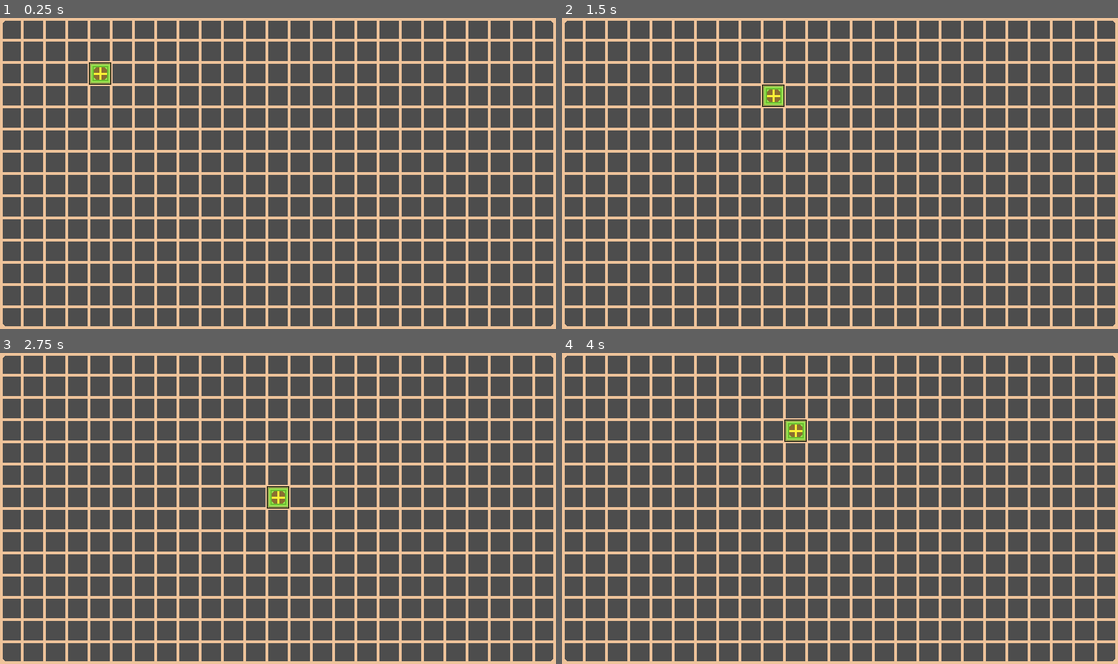
Above: before the commit, frames 1-4 (two rows, left to right).
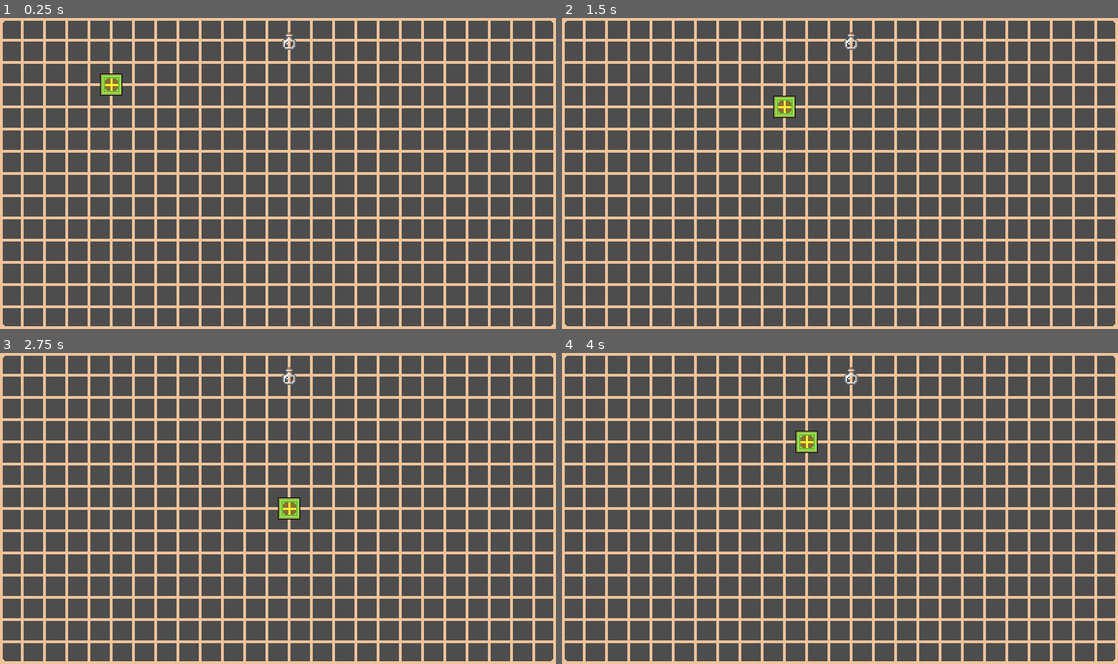
Above: after the commit, the same moments.

Repository: pocket-country/snek
Game: Godot game, scene res://gameplay/gameplay.tscn
Two runs of this game, one before a commit and one after it. Both use one fixed random seed, a clock stepped at 60 frames per second and the inputs below.
Inputs:
- Up to frame 1 (0.25 s): no input
- Up to frame 2 (1.5 s): hold Right (ui_right) 0.53-1.28 s; hold Down (ui_down) from 1.28 s (still down)
- Up to frame 3 (2.75 s): release Down (ui_down) at 2.03 s; hold Right (ui_right) from 2.03 s (still down)
- Up to frame 4 (4 s): release Right (ui_right) at 2.78 s; hold Up (ui_up) 2.78-3.53 s; hold Left (ui_left) from 3.53 s (still down)

The runs differ from the first frame. In frame 1, 0.6% of the frame differs, in the area x 16-54%, y 4-25%; in frame 2, 0.6%; in frame 3, 0.6%; in frame 4, 0.6%.

Commit message:
WIP Tail and food in place ... grid offset?

Diff:
--- /dev/null
+++ b/gameplay/food.tscn
@@ -0,0 +1,13 @@
+[gd_scene load_steps=3 format=3 uid="uid://cpjqpieid6xeq"]
+
+[ext_resource type="Texture2D" uid="uid://bqsu40shvfqge" path="res://gameplay/sprites/Empty potion bottle small32.png" id="1_dx142"]
+
+[sub_resource type="CircleShape2D" id="CircleShape2D_gj6ya"]
+
+[node name="Food" type="Area2D" groups=["food"]]
+
+[node name="Sprite2D" type="Sprite2D" parent="."]
+texture = ExtResource("1_dx142")
+
+[node name="CollisionShape2D" type="CollisionShape2D" parent="."]
+shape = SubResource("CircleShape2D_gj6ya")
--- a/gameplay/gameplay.gd
+++ b/gameplay/gameplay.gd
@@ -1,8 +1,10 @@
 class_name Gameplay extends Node2D
 
-# holds snek head note strong type declarations (class def in head script)
+# vars to hold scenes (like snek head) note strong type declarations (class def in head script)
 @onready var head: Head = %Head as Head
 @onready var bounds: Bounds = %Bounds as Bounds
+@onready var spawner: Node2D = %Spawner as Spawner
+
 
 # tick tock intervals for constant snek movement
 var time_between_moves:float = 1000.0
@@ -12,10 +14,19 @@
 
 var move_dir:Vector2 = Vector2.RIGHT
 
+var snake_parts:Array[SnakePart] = []
+
 # Called when the node enters the scene tree for the first time.
 func _ready() -> void:
+	#connect some signals from other scenes
+	head.food_eaten.connect(_on_food_eaten)
+	spawner.tail_added.connect(_on_tail_added)
+	# make our first little nibble
+	spawner.spawn_food()
+	# add the head to our snake parts array
+	# I guess we don't instantiate it like the others as it is arady added to the gameplay scene manually when we built this thing
+	snake_parts.push_back(head)
 	pass
-
 
 # Called every frame. 'delta' is the elapsed time since the previous frame.
 func _process(delta: float) -> void:
@@ -48,3 +59,14 @@
 	new_position = bounds.wrap_vector(new_position)
 	head.move_to(new_position)
 	#print("Snake On The Move!", snake_ticks)
+	# roll through segments updating tail position
+	for i in range(1, snake_parts.size(), 1):   # note don't get head at 0
+		snake_parts[i].move_to(snake_parts[i - 1].last_position)
+
+func _on_food_eaten():
+	print("gotcha")
+	spawner.call_deferred("spawn_food")
+	spawner.call_deferred("spawn_tail",snake_parts[snake_parts.size() - 1].last_position)
+
+func _on_tail_added(tail:Tail):
+	snake_parts.push_back(tail)
--- a/gameplay/gameplay.tscn
+++ b/gameplay/gameplay.tscn
@@ -1,9 +1,10 @@
-[gd_scene load_steps=7 format=4 uid="uid://dclys54dlcu7q"]
+[gd_scene load_steps=8 format=4 uid="uid://dclys54dlcu7q"]
 
 [ext_resource type="Script" path="res://gameplay/gameplay.gd" id="1_dsx45"]
 [ext_resource type="PackedScene" uid="uid://bufnm6hmny85" path="res://gameplay/head.tscn" id="2_2myb7"]
 [ext_resource type="Texture2D" uid="uid://ho7yvcbkeix7" path="res://gameplay/sprites/BasicGridSet.png" id="2_26fg8"]
 [ext_resource type="Script" path="res://gameplay/bounds.gd" id="3_cisbv"]
+[ext_resource type="Script" path="res://gameplay/spawner.gd" id="5_50hwr"]
 
 [sub_resource type="TileSetAtlasSource" id="TileSetAtlasSource_44xly"]
 resource_name = "BasicGrid"
@@ -43,4 +44,9 @@
 
 [node name="LowerRight" type="Marker2D" parent="Bounds"]
 unique_name_in_owner = true
-position = Vector2(1024, 552)
+position = Vector2(800, 448)
+
+[node name="Spawner" type="Node2D" parent="." node_paths=PackedStringArray("bounds")]
+unique_name_in_owner = true
+script = ExtResource("5_50hwr")
+bounds = NodePath("../Bounds")
--- a/gameplay/head.gd
+++ b/gameplay/head.gd
@@ -1,4 +1,12 @@
 class_name Head extends SnakePart
+
+signal food_eaten
+func _on_area_entered(area: Area2D) -> void:
+	if area.is_in_group("food"):
+		food_eaten.emit()
+		area.call_deferred("queue_free")
+
+
 
 func _ready() -> void:
 	# let's preload the texture for the snakes head.
--- a/gameplay/head.tscn
+++ b/gameplay/head.tscn
@@ -11,10 +11,9 @@
 script = ExtResource("1_b76xl")
 
 [node name="Sprite2D" type="Sprite2D" parent="."]
-position = Vector2(-32, -32)
 texture = ExtResource("2_dbc6i")
-centered = false
 
 [node name="CollisionShape2D" type="CollisionShape2D" parent="."]
-position = Vector2(-16, -16)
 shape = SubResource("RectangleShape2D_2jn5l")
+
+[connection signal="area_entered" from="." to="." method="_on_area_entered"]
--- /dev/null
+++ b/gameplay/spawner.gd
@@ -0,0 +1,28 @@
+class_name Spawner extends Node2D
+#all purpose spawnner!
+
+signal tail_added(tail:Tail)
+
+@export var bounds:Bounds
+
+var food_scene:PackedScene = preload("res://gameplay/food.tscn")
+var tail_scene:PackedScene = preload("res://gameplay/tail.tscn")
+
+func spawn_food():
+	var spawn_point:Vector2 = Vector2.ZERO
+	# location
+	spawn_point.x = randf_range(bounds.x_min + Global.GRID_SIZE, bounds.x_max - Global.GRID_SIZE)
+	spawn_point.y = randf_range(bounds.y_min + Global.GRID_SIZE, bounds.y_max - Global.GRID_SIZE)
+	# round to grid point
+	spawn_point.x = floor(spawn_point.x / Global.GRID_SIZE) * Global.GRID_SIZE
+	spawn_point.y = floor(spawn_point.y / Global.GRID_SIZE) * Global.GRID_SIZE
+	#create an object of food class and set position, add to gameplay scene/node
+	var food = food_scene.instantiate()
+	food.position = spawn_point
+	get_parent().add_child(food)
+
+func spawn_tail(pos:Vector2):
+	var tail:Tail = tail_scene.instantiate() as Tail
+	tail.position = pos
+	get_parent().add_child(tail)
+	tail_added.emit(tail)
--- /dev/null
+++ b/gameplay/tail.gd
@@ -0,0 +1 @@
+class_name Tail extends SnakePart
--- /dev/null
+++ b/gameplay/tail.tscn
@@ -0,0 +1,15 @@
+[gd_scene load_steps=4 format=3 uid="uid://dwydpwlea65v0"]
+
+[ext_resource type="Script" path="res://gameplay/tail.gd" id="1_hr1fd"]
+[ext_resource type="Texture2D" uid="uid://dvnm5vuy4w52c" path="res://gameplay/sprites/snBody.png" id="2_q02m4"]
+
+[sub_resource type="CircleShape2D" id="CircleShape2D_qcuch"]
+
+[node name="Tail" type="Area2D"]
+script = ExtResource("1_hr1fd")
+
+[node name="Sprite2D" type="Sprite2D" parent="."]
+texture = ExtResource("2_q02m4")
+
+[node name="CollisionShape2D" type="CollisionShape2D" parent="."]
+shape = SubResource("CircleShape2D_qcuch")
--- a/project.godot
+++ b/project.godot
@@ -23,6 +23,10 @@
 
 window/size/viewport_width=800
 window/size/viewport_height=448
+
+[global_group]
+
+food=""
 
 [input]
 
